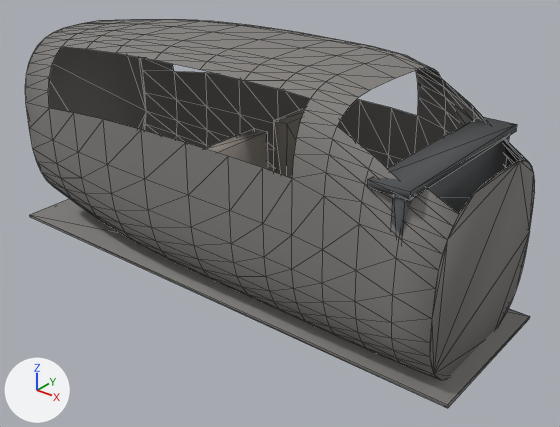
The glTF model public/models/takeflight/duet_cockpit.glb, before and after one commit.
Rendered twice from a 50 mm lens placed at (2.64, -3.36, 2.04), pointed at (-0.06, 0.01, -0.05). Lighting does not change. The marker at lower left points along +X, +Y and +Z. The older version comes first. Mesh edges are drawn as thin lines. Where no turn or scale is listed for an object, it has been applied to the vertices. Vertices at exactly the same position are counted once.

The first picture shows 'cabin', 'floor', 'panel', 'seat_front_L', 'seat_front_R'.
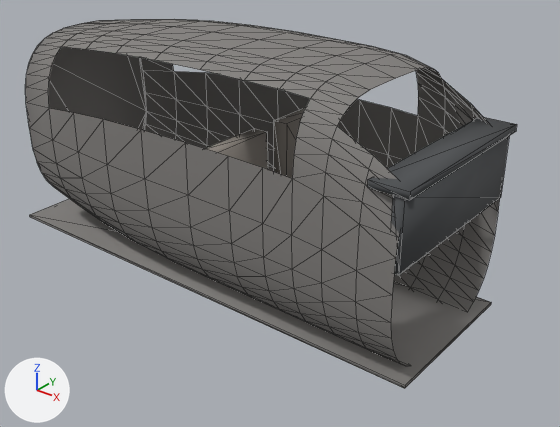
Where the newer file only moved an object's origin or applied its transform, the numbers keep the older frame.

Location of each change, (x1, y1, x2, y2) in pixels of the pictures (560 x 427 px):
'cabin', reshaped (7% narrower)
    before: (25, 19, 535, 380)
    after: (25, 19, 500, 366)
'floor', moved, rescaled (8% narrower, 10% shorter)
    before: (30, 199, 530, 408)
    after: (30, 199, 491, 388)
part 1 of me_cabin, deleted
    before: (391, 139, 535, 380)

Edits to the bpy script that builds the scene:
```text
Change me_cabin:
    used by ob_cabin; location = (-0.25, 0.0, 0.248)
    remove me_cabin.from_pydata(...)  # 456 vertices, 840 faces; spans x -1.55..1.55, y -0.62..0.62, z -0.76..0.76
    add me_cabin.from_pydata(...)  # 414 vertices, 738 faces; spans x -1.55..1.35, y -0.62..0.62, z -0.76..0.76
    me_cabin part 1
    42 vertices are removed from x 1.35..1.55, y -0.57..0.57, z -0.75..0.38
    102 faces are deleted
Change me_floor:
    used by ob_floor; location = (-0.3, 0.0, -0.46)
    remove me_floor.from_pydata(...)  # 8 vertices, 12 faces; spans x -1.7..1.7, y -0.5..0.5, z -0.01..0.01
    add me_floor.from_pydata(...)  # 8 vertices, 12 faces; spans x -1.7..1.46, y -0.5..0.5, z -0.01..0.01
    me_floor part 2: the whole mesh is scaled about its middle by (0.929, 1, 1.01), then moved by (-0.12, 0.0, 0.0)
```
